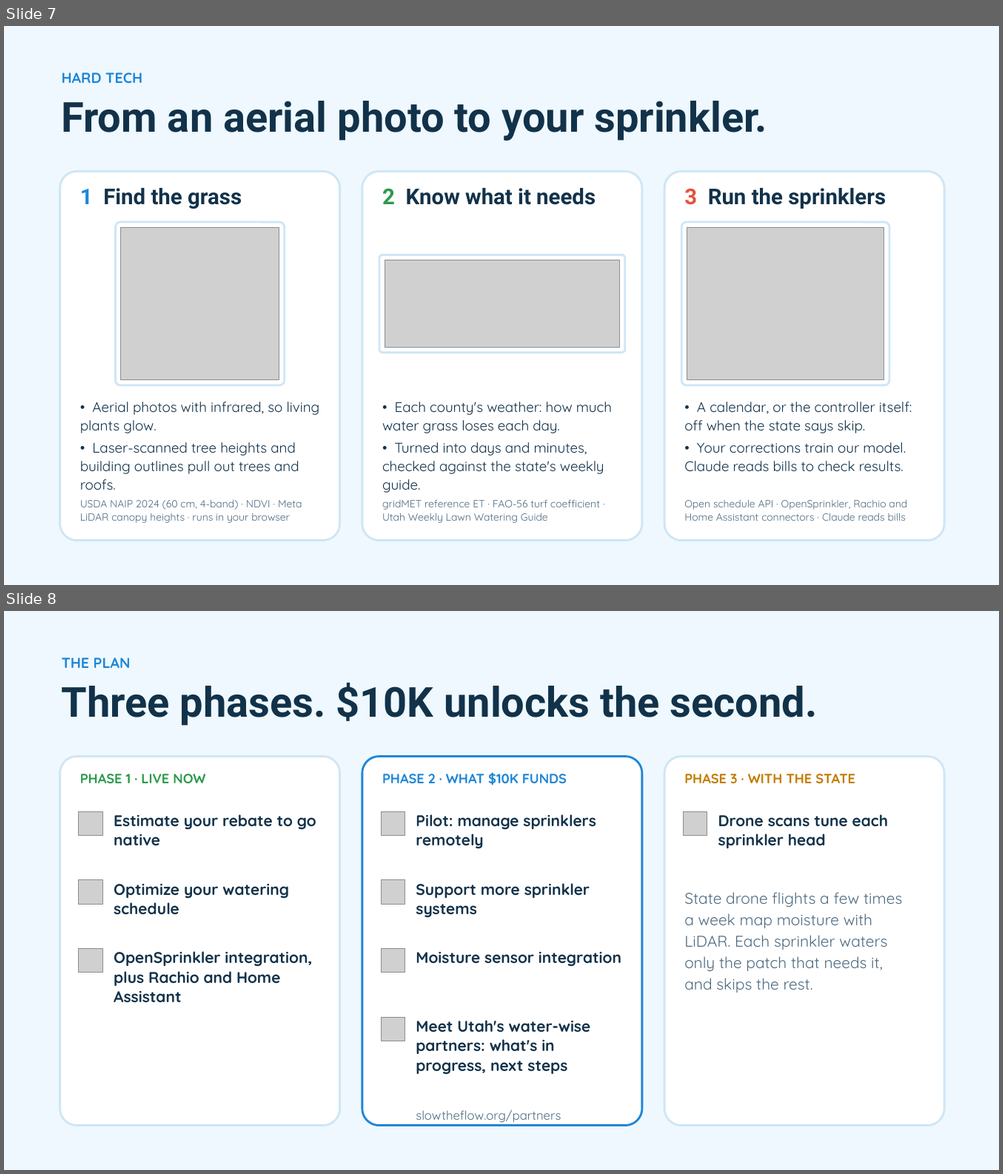
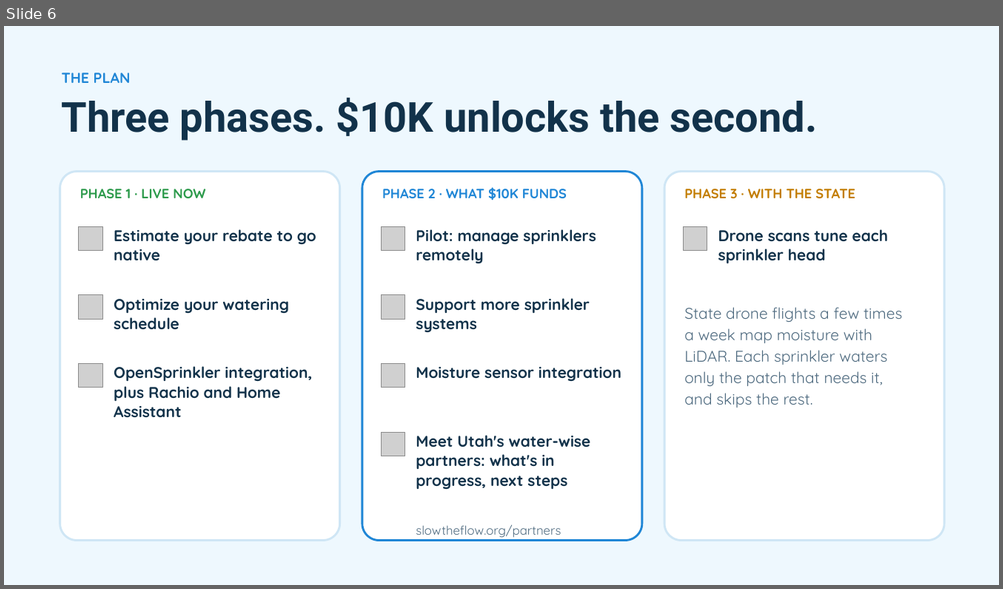
Before and after one commit to adamfortuna/overwatering, a slide deck: docs/pitch/overwatering.pptx. Shown one above the other, each under a label of ours: slides 7 and 8 before the commit, slide 6 after it. The pictures are 1003x1174 and 1003x589 pixels, drawn with LibreOffice and Linux fonts; fonts in the diff are those of the drawing; grey boxes stand for pictures. Boxes give left, top, right and bottom in pixels: in the first picture for what was removed or moved away, otherwise in the second. Text is boxed around its words. In the diff, an @@ line names an element or a change of style, - is before the commit and + after.

```diff
--- a/docs/pitch/overwatering.pptx
+++ b/docs/pitch/overwatering.pptx
@@ slide 7 removed at (4, 26, 999, 585), background #EEF8FE @@
@@ text removed at (62, 73, 142, 83) @@
-HARD TECH
@@ text removed at (62, 101, 767, 141) @@
-From an aerial photo to your sprinkler.
@@ rounded rectangle removed at (60, 172, 340, 541) @@
@@ rounded rectangle removed at (362, 172, 642, 541) @@
@@ rounded rectangle removed at (664, 172, 944, 541) @@
@@ text removed at (80, 188, 242, 209) @@
-1 Find the grass
@@ text removed at (382, 188, 595, 205) @@
-2 Know what it needs
@@ text removed at (684, 188, 885, 209) @@
-3 Run the sprinklers
@@ rounded rectangle removed at (115, 222, 284, 386) @@
@@ rounded rectangle removed at (681, 222, 890, 386) @@
@@ picture removed at (120, 227, 279, 380) @@
@@ picture removed at (687, 227, 885, 380) @@
@@ rounded rectangle removed at (379, 255, 625, 353) @@
@@ picture removed at (384, 261, 620, 348) @@
@@ text removed at (80, 402, 320, 490) @@
-• Aerial photos with infrared, so living plants glow.
-• Laser-scanned tree heights and building outlines pull out trees and roofs.
@@ text removed at (382, 402, 612, 493) @@
-• Each county's weather: how much water grass loses each day.
-• Turned into days and minutes, checked against the state's weekly guide.
@@ text removed at (684, 402, 912, 471) @@
-• A calendar, or the controller itself: off when the state says skip.
-• Your corrections train our model. Claude reads bills to check results.
@@ text removed at (80, 500, 301, 523) @@
-USDA NAIP 2024 (60 cm, 4-band) · NDVI · Meta LiDAR canopy heights · runs in your browser
@@ text removed at (382, 500, 600, 523) @@
-gridMET reference ET · FAO-56 turf coefficient · Utah Weekly Lawn Watering Guide
@@ text removed at (684, 500, 907, 521) @@
-Open schedule API · OpenSprinkler, Rachio and Home Assistant connectors · Claude reads bills
@@ what was slide 8 is now slide 6 @@
```
Also in this commit, not shown: 1 slide changed, 1 other slide removed, 4 other files.
